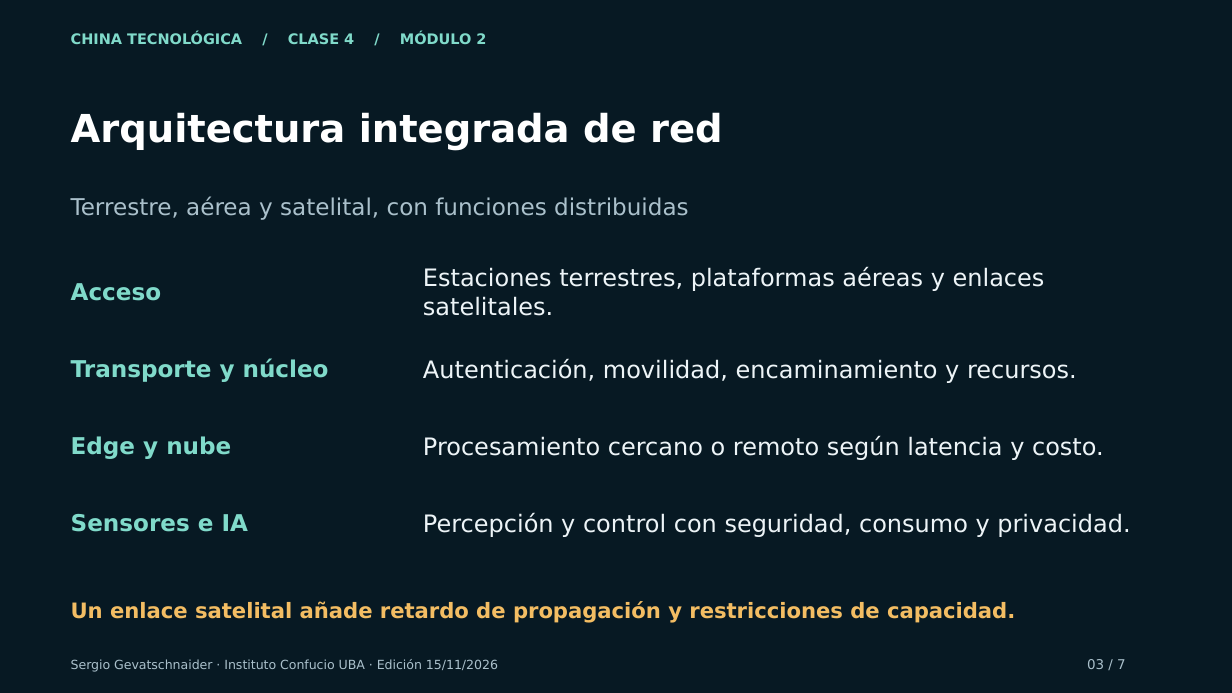
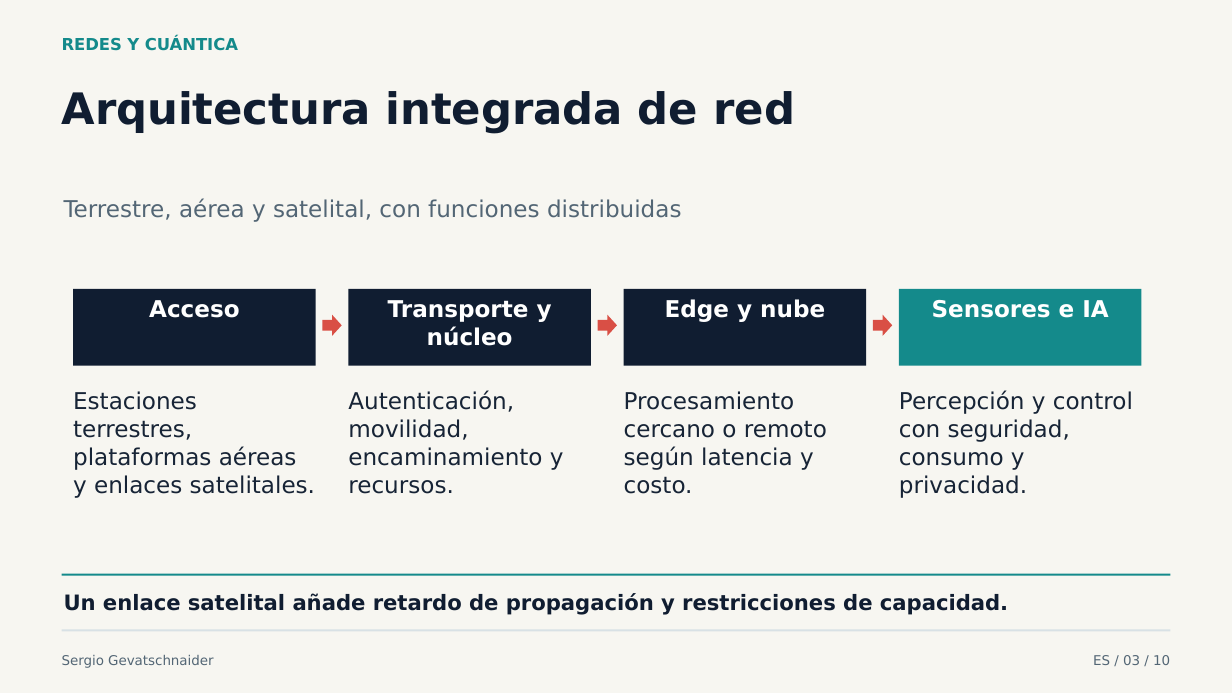
Before and after one commit to sgevatschnaider/Inteligencia-Artificial-y-Rob-tica-en-China, a slide deck: slide 3 of materiales/clase-4/ppt-2/presentacion.pptx. Drawn at 1232x693 pixels with LibreOffice and Linux fonts; fonts in the diff are those of the drawing. Boxes give left, top, right and bottom in pixels: in the first picture for what was removed or moved away, otherwise in the second. Text is boxed around its words. In the diff, an @@ line names an element or a change of style, - is before the commit and + after.

Commit message:
Redesign Class 4 module 2 with bilingual quantum circuits, algorithms and network evidence

```diff
--- a/materiales/clase-4/ppt-2/presentacion.pptx
+++ b/materiales/clase-4/ppt-2/presentacion.pptx
@@ background #071923 to #F7F6F1 @@
@@ text added at [62, 36, 238, 51], 12.8 pt, text #148A8B, bold @@
+REDES Y CUÁNTICA
@@ text removed at [71, 32, 486, 44] @@
-CHINA TECNOLÓGICA / CLASE 4 / MÓDULO 2
@@ text "Arquitectura integrada de red" at [62, 91, 795, 133]: size 30 to 33.8 pt, text colour #FFFFFF to #101D31; vertical alignment middle to top @@
@@ text "Terrestre, aérea y satelital, con ...": place and size @@
-text "Terrestre, aérea y satelital, con ..." at [71, 196, 689, 220]
+text "Terrestre, aérea y satelital, con ..." at [64, 198, 682, 222]
@@ text "Terrestre, aérea y satelital, con ..." at [64, 198, 682, 222]: text colour #AAC0CB to #536675; vertical alignment middle to top @@
@@ rectangle added at [73, 288, 315, 365], fill #101D31 @@
@@ text "Acceso": place and size @@
-text "Acceso" at [71, 283, 161, 301]
+text "Acceso" at [149, 300, 239, 318]
@@ rectangle added at [348, 288, 591, 365], fill #101D31 @@
@@ text "Transporte y núcleo": place and size @@
-text "Transporte y núcleo" at [71, 358, 329, 382]
+text "Transporte y núcleo" at [388, 300, 552, 346]
@@ rectangle added at [624, 288, 866, 365], fill #101D31 @@
@@ text "Edge y nube": place and size @@
-text "Edge y nube" at [71, 436, 231, 459]
+text "Edge y nube" at [665, 299, 825, 322]
@@ rectangle added at [899, 288, 1141, 365], fill #148A8B @@
@@ text colour #80DACA to #FFFFFF; alignment left to centre; vertical alignment middle to top in 4 elements at [149, 300, 239, 318], [388, 300, 552, 346], [665, 299, 825, 322], [932, 300, 1108, 318] @@
@@ text "Sensores e IA": place and size @@
-text "Sensores e IA" at [71, 514, 248, 532]
+text "Sensores e IA" at [932, 300, 1108, 318]
@@ right arrow added at [323, 315, 342, 336], fill #D94F45 @@
@@ right arrow added at [598, 315, 617, 336], fill #D94F45 @@
@@ right arrow added at [873, 315, 893, 336], fill #D94F45 @@
@@ size 18.8 to 18 pt, text colour #EDF4F7 to #172436; vertical alignment middle to top in 4 elements at [624, 391, 827, 494], [899, 391, 1133, 498], [348, 391, 564, 494], [73, 391, 315, 498] @@
@@ text "Estaciones terrestres, plataformas aéreas y ...": place and size @@
-text "Estaciones terrestres, plataformas aéreas y ..." at [423, 267, 1045, 316]
+text "Estaciones terrestres, plataformas aéreas y ..." at [73, 391, 315, 498]
@@ text "Autenticación, movilidad, encaminamiento y recursos.": place and size @@
-text "Autenticación, movilidad, encaminamiento y recursos." at [423, 358, 1077, 383]
+text "Autenticación, movilidad, encaminamiento y recursos." at [348, 391, 564, 494]
@@ text "Procesamiento cercano o remoto según ...": place and size @@
-text "Procesamiento cercano o remoto según ..." at [423, 435, 1104, 460]
+text "Procesamiento cercano o remoto según ..." at [624, 391, 827, 494]
@@ text "Percepción y control con seguridad, ...": place and size @@
-text "Percepción y control con seguridad, ..." at [423, 512, 1130, 537]
+text "Percepción y control con seguridad, ..." at [899, 391, 1133, 498]
@@ rectangle added at [62, 574, 1171, 576], fill #148A8B @@
@@ text "Un enlace satelital añade retardo ...": place and size @@
-text "Un enlace satelital añade retardo ..." at [71, 601, 1015, 623]
+text "Un enlace satelital añade retardo ..." at [64, 593, 1008, 615]
@@ text "Un enlace satelital añade retardo ..." at [64, 593, 1008, 615]: text colour #F3BD63 to #101D31; vertical alignment middle to top @@
@@ rectangle added at [62, 629, 1171, 631], fill #D8E1E5 @@
@@ text added at [62, 655, 213, 668], 10.5 pt, text #536675 @@
+Sergio Gevatschnaider
@@ text removed at [71, 659, 498, 672] @@
-Sergio Gevatschnaider · Instituto Confucio UBA · Edición 15/11/2026
@@ text removed at [1087, 659, 1126, 669] @@
-03 / 7
@@ text added at [1093, 655, 1170, 665], 10.5 pt, text #536675 @@
+ES / 03 / 10
```
Also in this commit, not shown: 5 other slides changed, 4 slides added, 1 slide removed, 37 other files.
